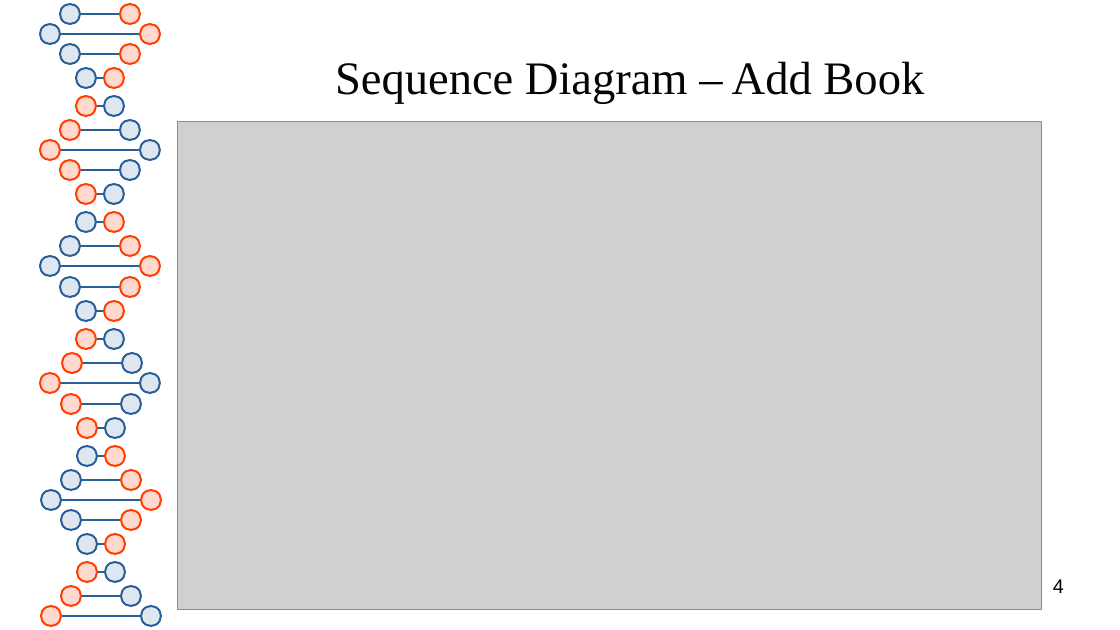
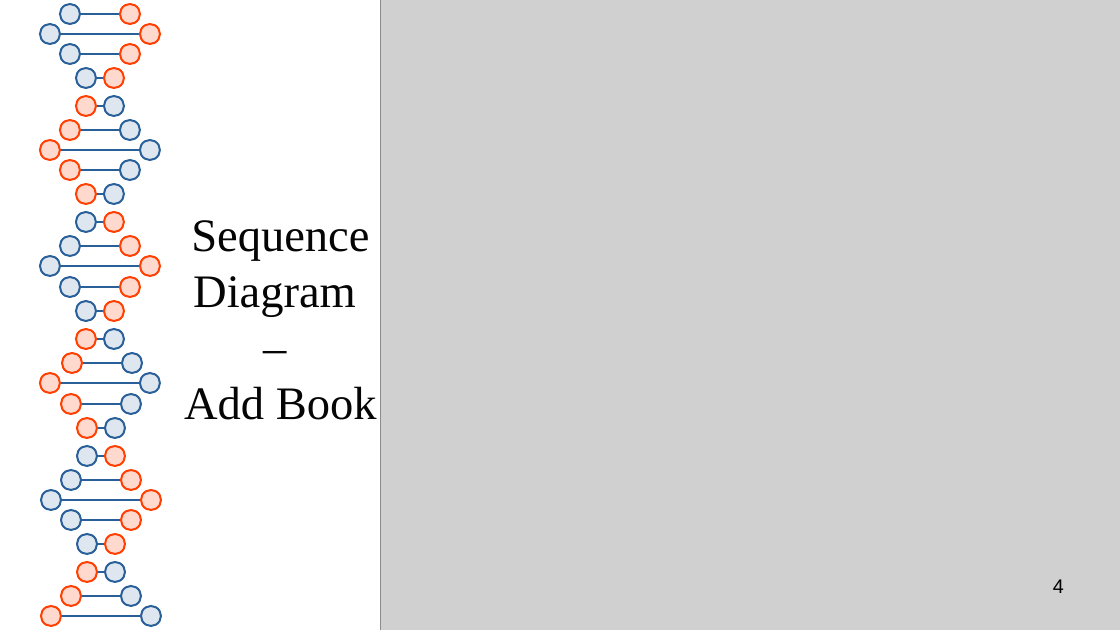
Before and after one commit to thanhtung2501/group1_mpp_finalproject, a slide deck: slide 4 of ProjectPresentation.odp. Drawn at 1120x630 pixels with LibreOffice and Linux fonts; fonts in the diff are those of the drawing; grey boxes stand for pictures. Boxes give left, top, right and bottom in pixels: in the first picture for what was removed or moved away, otherwise in the second. Text is boxed around its words. In the diff, an @@ line names an element or a change of style, - is before the commit and + after.

Commit message:
Align sequence diagram of Add Book

```diff
--- a/ProjectPresentation.odp
+++ b/ProjectPresentation.odp
@@ title "Sequence Diagram – Add Book" rewrapped from (x1=335, y1=61, x2=924, y2=104) to (x1=184, y1=220, x2=377, y2=420) @@
@@ picture resized from (x1=178, y1=121, x2=1042, y2=610) to (x1=381, y1=0, x2=1120, y2=630) @@
```
Also in this commit, not shown: 2 other slides changed, 2 other files.
